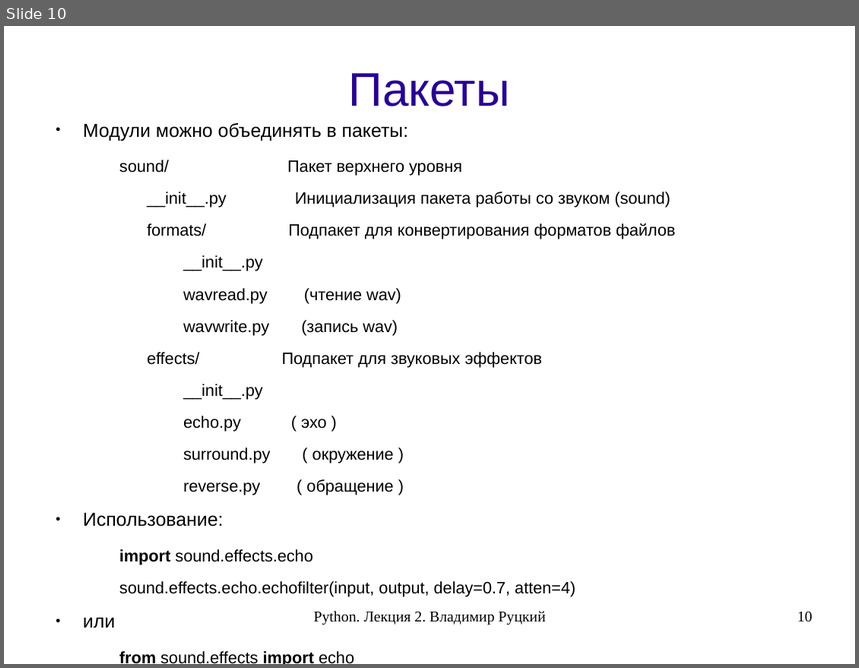
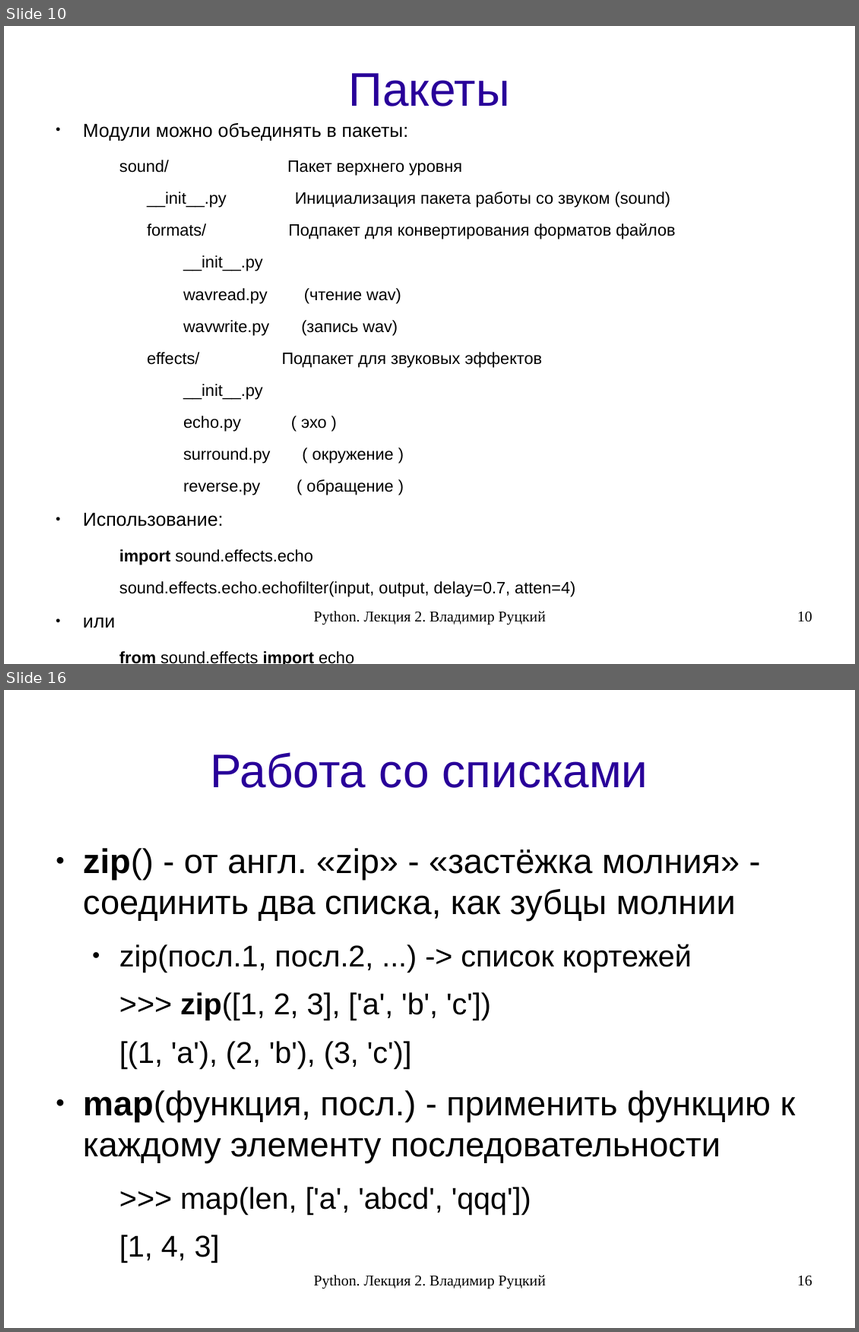
Before and after one commit to rutsky/python-course, a slide deck: 02_classes_modules.odp. Shown one above the other, each under a label of ours: slide 10 before the commit, slides 10 and 16 after it; the slides between them are not shown. The pictures are 859x668 and 859x1332 pixels, drawn with LibreOffice and Linux fonts; fonts in the diff are those of the drawing. Boxes give left, top, right and bottom in pixels: in the first picture for what was removed or moved away, otherwise in the second. Text is boxed around its words. In the diff, an @@ line names an element or a change of style, - is before the commit and + after.

```diff
--- a/02_classes_modules.odp
+++ b/02_classes_modules.odp
@@ slide 16 added at bbox=[4, 690, 855, 1328], background #FFFFFF @@
@@ title added at bbox=[210, 752, 648, 788], 44 pt, text #280099 @@
+Работа со списками
@@ text added at bbox=[83, 848, 796, 1263], 32 pt, text #000000 @@
+● zip() - от англ. «zip» - «застёжка молния» - соединить два списка, как зубцы молнии
+  ● zip(посл.1, посл.2, ...) -> список кортежей
+  >>> zip([1, 2, 3], ['a', 'b', 'c'])
+  [(1, 'a'), (2, 'b'), (3, 'c')]
+● map(функция, посл.) - применить функцию к каждому элементу последовательности
+  >>> map(len, ['a', 'abcd', 'qqq'])
+  [1, 4, 3]
@@ text added at bbox=[314, 1275, 546, 1290], 14 pt, text #000000 @@
+Python. Лекция 2. Владимир Руцкий
@@ page number added at bbox=[797, 1276, 813, 1287], 14 pt, text #000000 @@
+16
```
Also in this commit, not shown: 1 slide changed, 5 other slides added, 3 other files.
